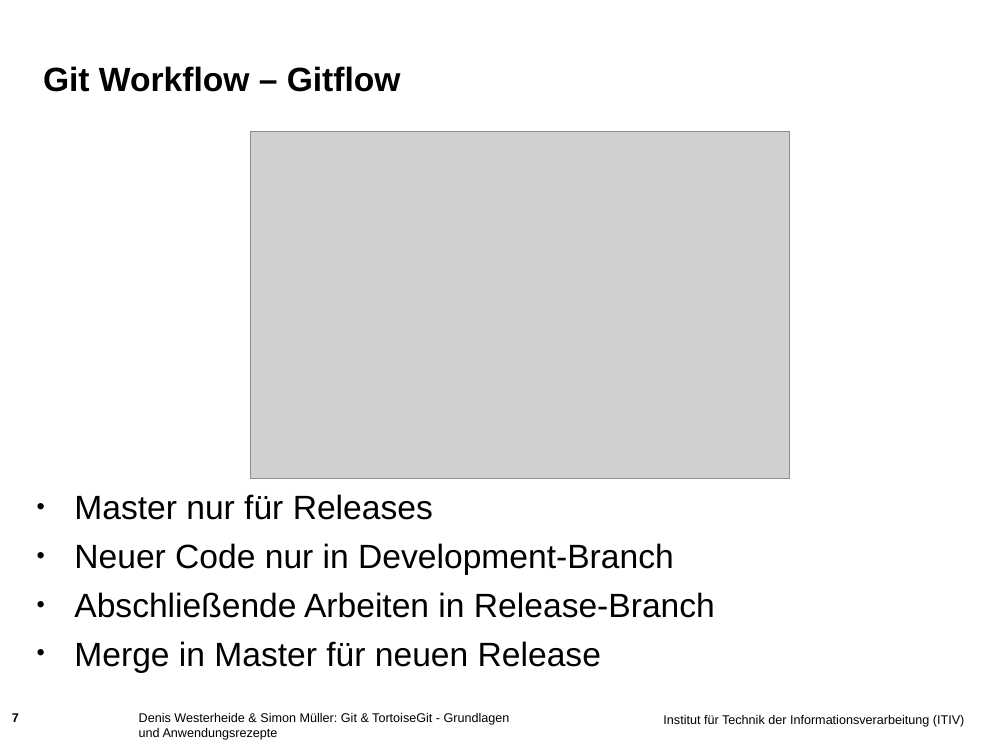
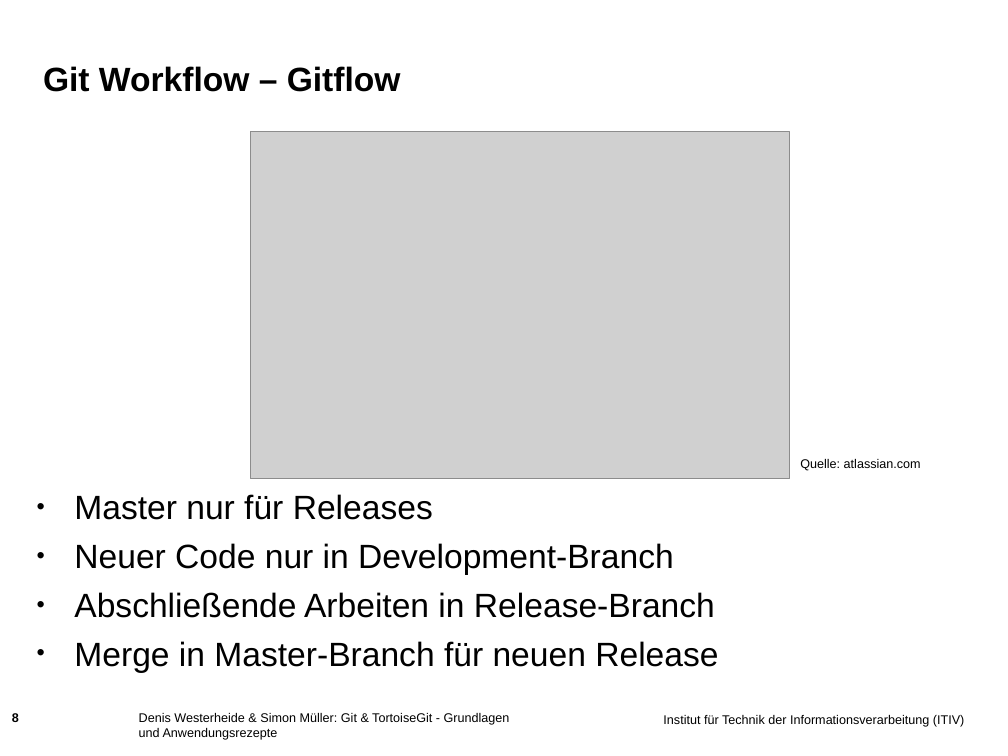
Before and after one commit to muellesi/PSE_2018, a slide deck: slide 8 of Präsentation/Simon/Praesentationsfolien_Simon.ppt (slide 7 before the commit). Drawn at 1008x756 pixels with LibreOffice and Linux fonts; fonts in the diff are those of the drawing; grey boxes stand for pictures; background and template pictures are left out. Boxes give left, top, right and bottom in pixels: in the first picture for what was removed or moved away, otherwise in the second. Text is boxed around its words. In the diff, an @@ line names an element or a change of style, - is before the commit and + after.

```diff
--- a/Präsentation/Simon/Praesentationsfolien_Simon.ppt
+++ b/Präsentation/Simon/Praesentationsfolien_Simon.ppt
@@ text added at [800, 459, 921, 471], 9 pt, text #000000 @@
+Quelle: atlassian.com
@@ text at [74, 641, 718, 673]: text changed @@
-• Merge in Master für neuen Release
+• Merge in Master-Branch für neuen Release
@@ page number at [12, 712, 19, 725]: text changed @@
-7
+8
```
Also in this commit, not shown: 4 other slides changed, 1 slide added, 2 other files.
